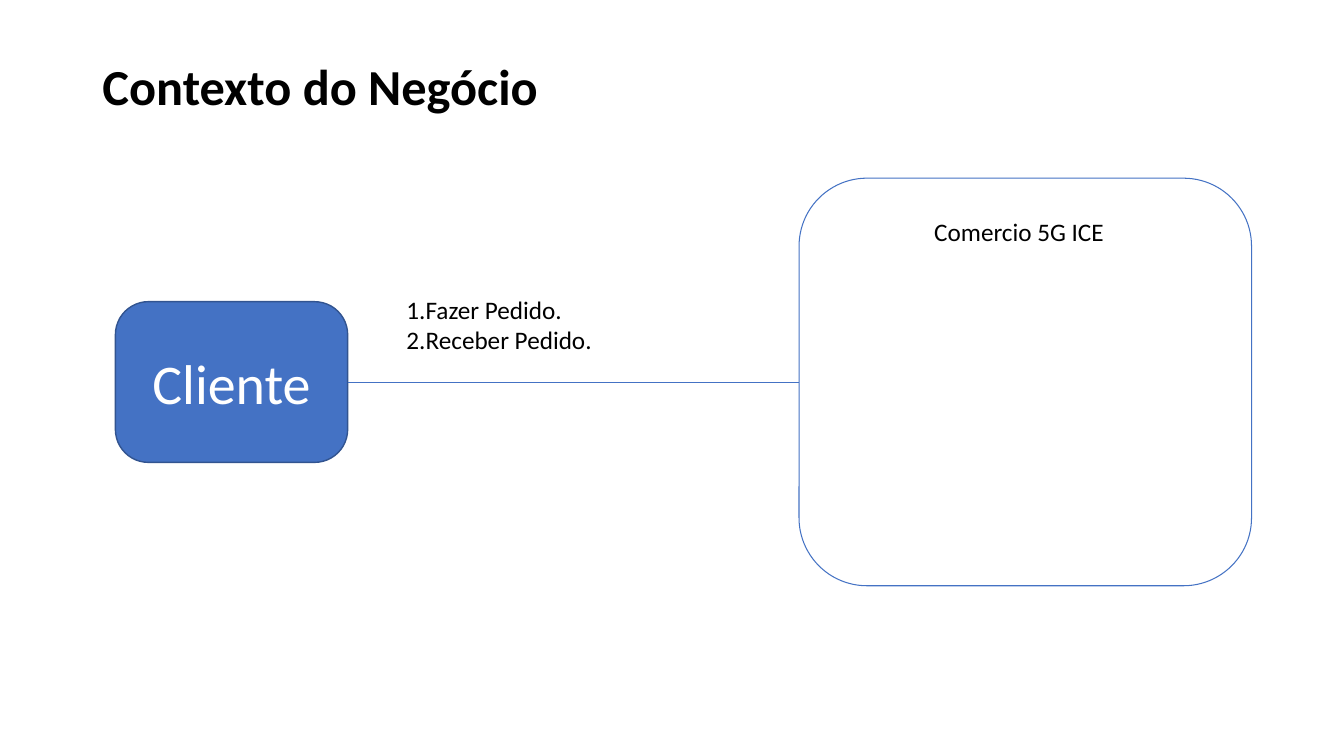
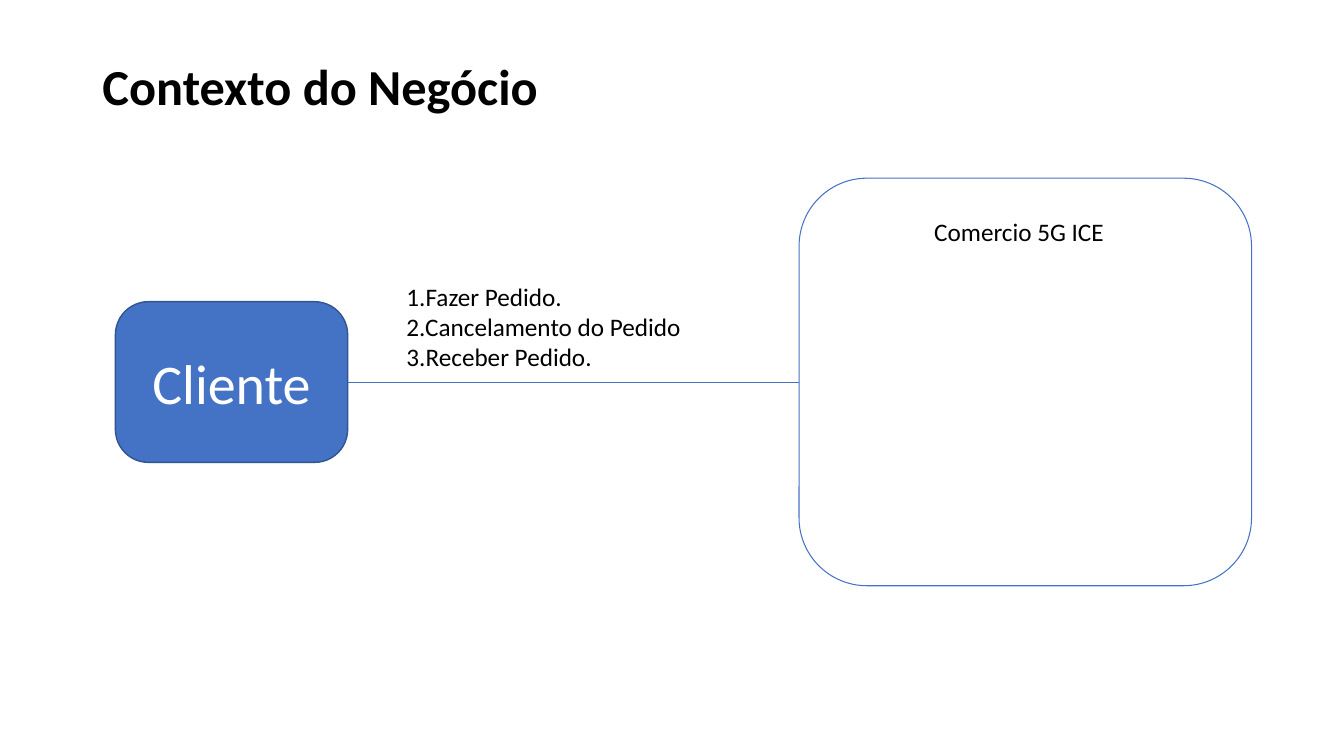
Before and after one commit to Lost-in-Logic/Comercio-5G-ICE, a slide deck: slide 1 of 15. Arquitetura de Negócio para cada Cenário.pptx. Drawn at 1344x756 pixels with LibreOffice and Linux fonts; fonts in the diff are those of the drawing. Boxes give left, top, right and bottom in pixels: in the first picture for what was removed or moved away, otherwise in the second. Text is boxed around its words. In the diff, an @@ line names an element or a change of style, - is before the commit and + after.

```diff
--- a/15. Arquitetura de Negócio para cada Cenário.pptx
+++ b/15. Arquitetura de Negócio para cada Cenário.pptx
@@ text "1.Fazer Pedido.": place and size @@
-text "1.Fazer Pedido." at (406, 301, 592, 349)
+text "1.Fazer Pedido." at (406, 288, 681, 366)
@@ text at (406, 318, 681, 366): text changed @@
-2.Receber Pedido.
+2.Cancelamento do Pedido
+3.Receber Pedido.
```
Also in this commit, not shown: 3 other slides changed, 1 slide added, 1 other file.
